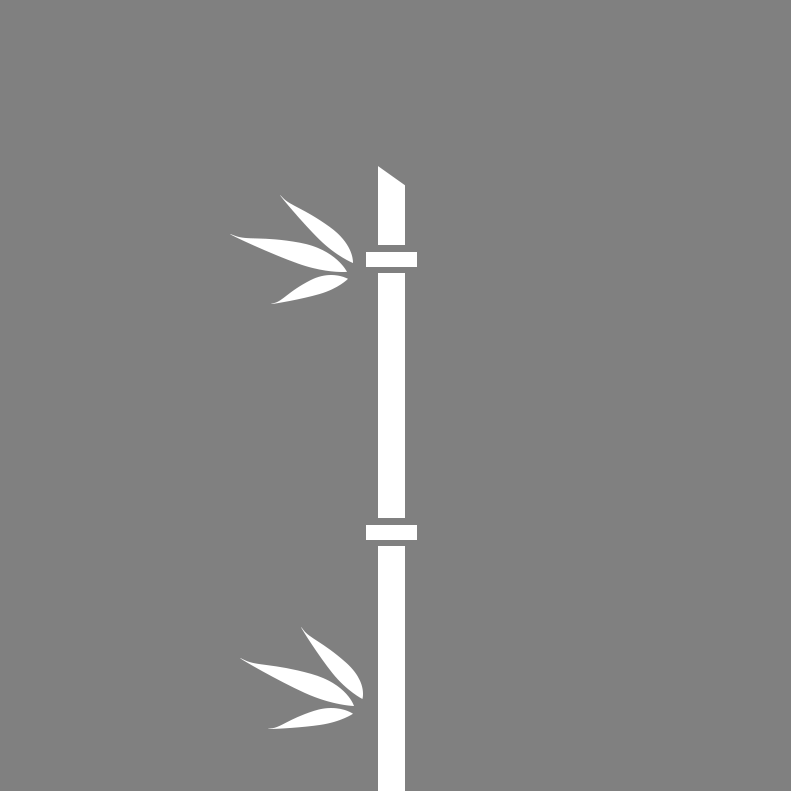
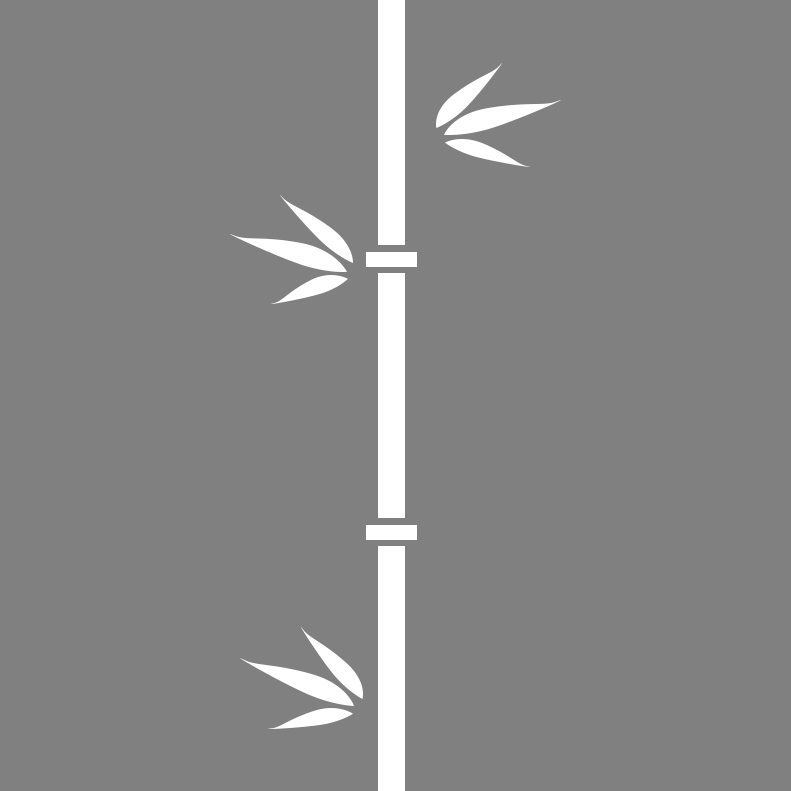
Layers edited between the first and the second w=791, h=791 image:
painted on "图层 1", unmasked it over left=378, top=0, right=561, bottom=186
